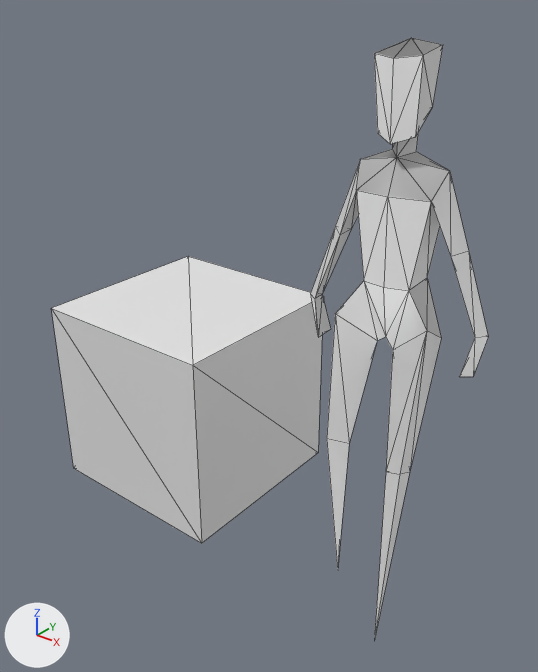
The glTF model assets/models/walk.glb, before and after one commit.
Before and after are seen from a 50 mm camera at (1.02, -1.91, 1.92) aimed at (-0.45, -0.08, 0.78). The lights are fixed; the arrows at lower left show +X, +Y and +Z. Mesh edges are drawn as thin lines. Where no turn or scale is listed for an object, it has been applied to the vertices.

The first picture shows 'Cube', 'unamed'.
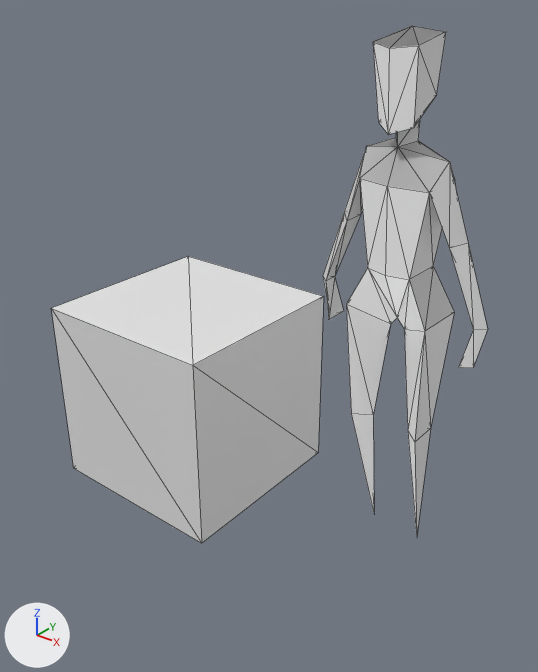
The change, as a diff of the scene's bpy script:
```diff
--- a/assets/models/walk.glb.py
+++ b/assets/models/walk.glb.py
@@ me_charmesh @@
+me_charmesh.from_pydata(...)  # 68 vertices, 132 faces; spans x -0.3..0.3, y -0.15..0.13, z 0.04..1.8
@@ ob_unamed @@
-ob_unamed = bpy.data.objects.new('unamed', me_unamed_002)
-ob_unamed.location = (-0.001, -0.032, 1.054)
@@ ob_char @@
+ob_char = bpy.data.objects.new('char', me_charmesh)
+ob_char.location = (0.0, 0.0, 0.0)
```

Pixel boxes (x1, y1, x2, y2) of what changed, in the pictures (538 x 672 px):
'unamed', deleted
    before: (310, 38, 488, 641)
'char', added
    after: (323, 25, 488, 537)
